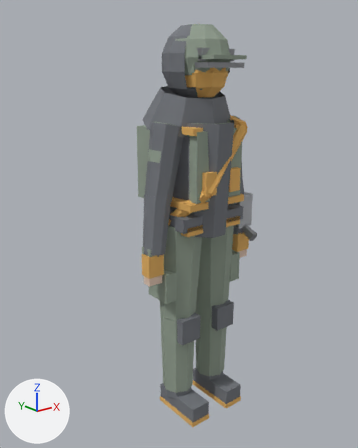
Renders of the glTF model assets/models/character/character.glb from each side of a commit.
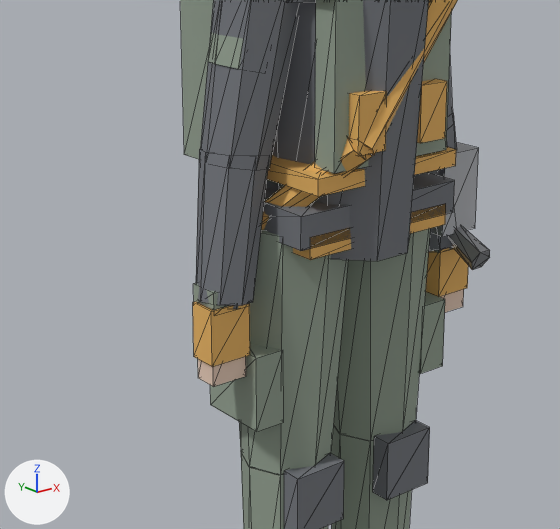
Each version appears first whole from a camera (50 mm lens) standing at (-1.458, -1.695, 1.646) and looking at (-0.104, -0.002, 0.969), and next in a close-up on the part from 19% to 79% of the width and 30% to 76% of the height. Arrows for +X, +Y and +Z are at lower left; the lights stay in place. The last two pictures show the newer version. The close-ups show mesh edges as thin lines.

Objects in the first close-up: 'back.pack', 'back.rope', 'body', 'gear.launcher', 'hands.gloves', 'legs.cargo', 'legs.kneepads', 'torso.carrier', 'torso.jacket', 'torso.shirt' and 1 more.
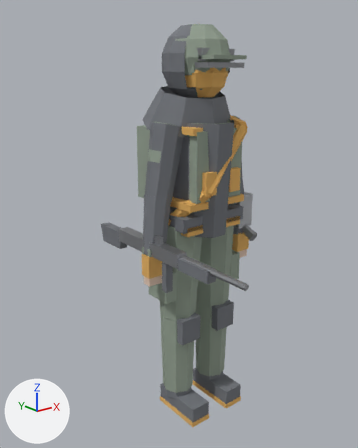
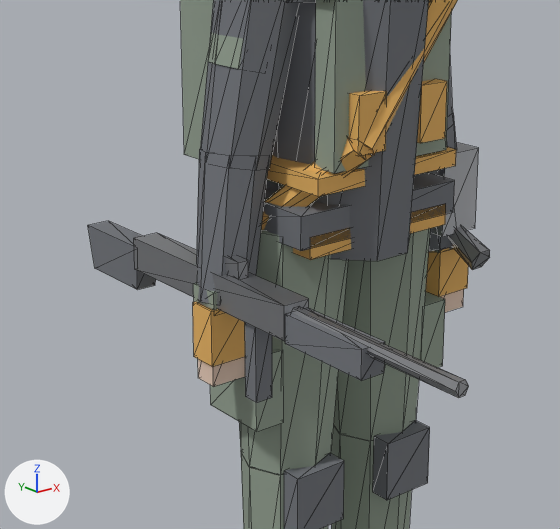
Pixel boxes [x1, y1, x2, y2] of what changed, in the close-ups (560 x 529 px):
'weapon.rifle', added
    after: [88, 221, 469, 403]
    faces in mat_metal (grey #a0a2a6): [134, 233, 469, 398]
    faces in mat_primary (grey #73767c): [88, 221, 385, 403]

Diff of the bpy script that builds the scene:
```diff
--- a/assets/models/character/character.glb.py
+++ b/assets/models/character/character.glb.py
@@ me_weapon_rifle @@
+me_weapon_rifle.from_pydata(...)  # 52 vertices, 80 faces; spans x -0.295..-0.245, y -0.59..0.38, z 0.73..0.96
+# faces by material slot: [44, 36]
+me_weapon_rifle.materials.append(mat_metal)  # grey #a0a2a6
+me_weapon_rifle.materials.append(mat_primary)  # grey #73767c
@@ ob_weapon_rifle @@
+ob_weapon_rifle = bpy.data.objects.new('weapon.rifle', me_weapon_rifle)
+ob_weapon_rifle.location = (0.0, 0.0, 0.0)
```
